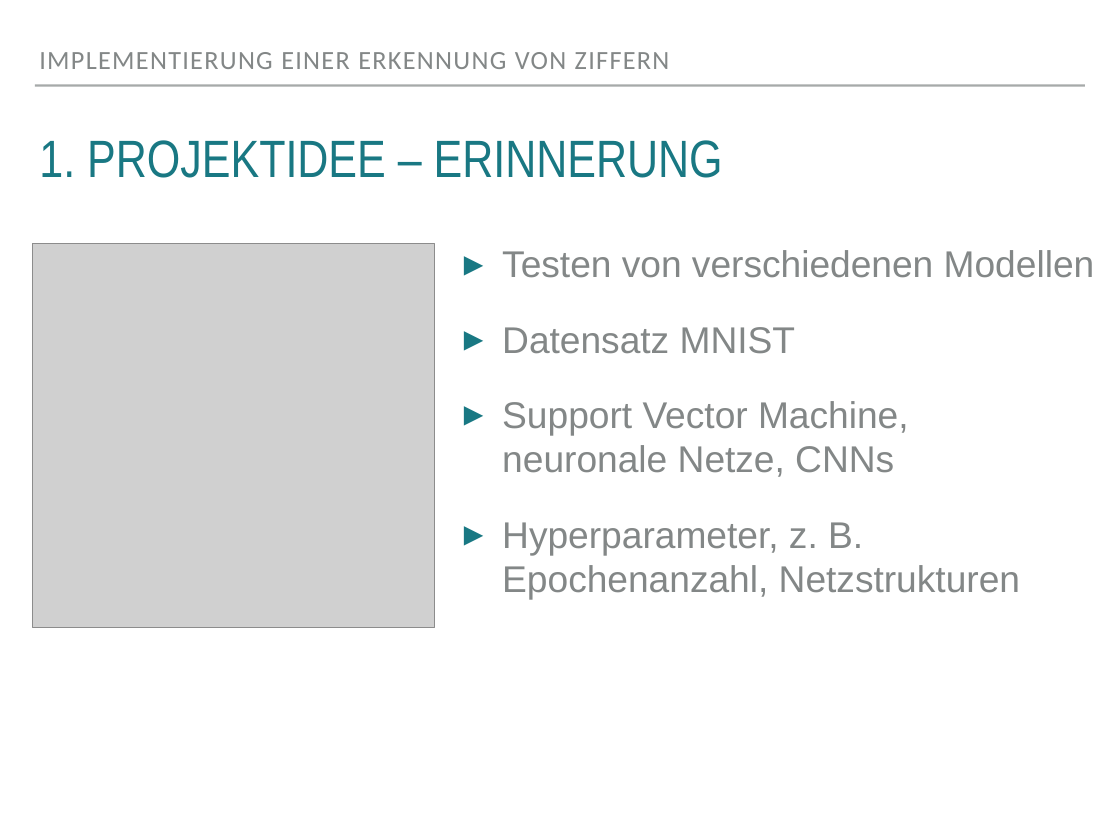
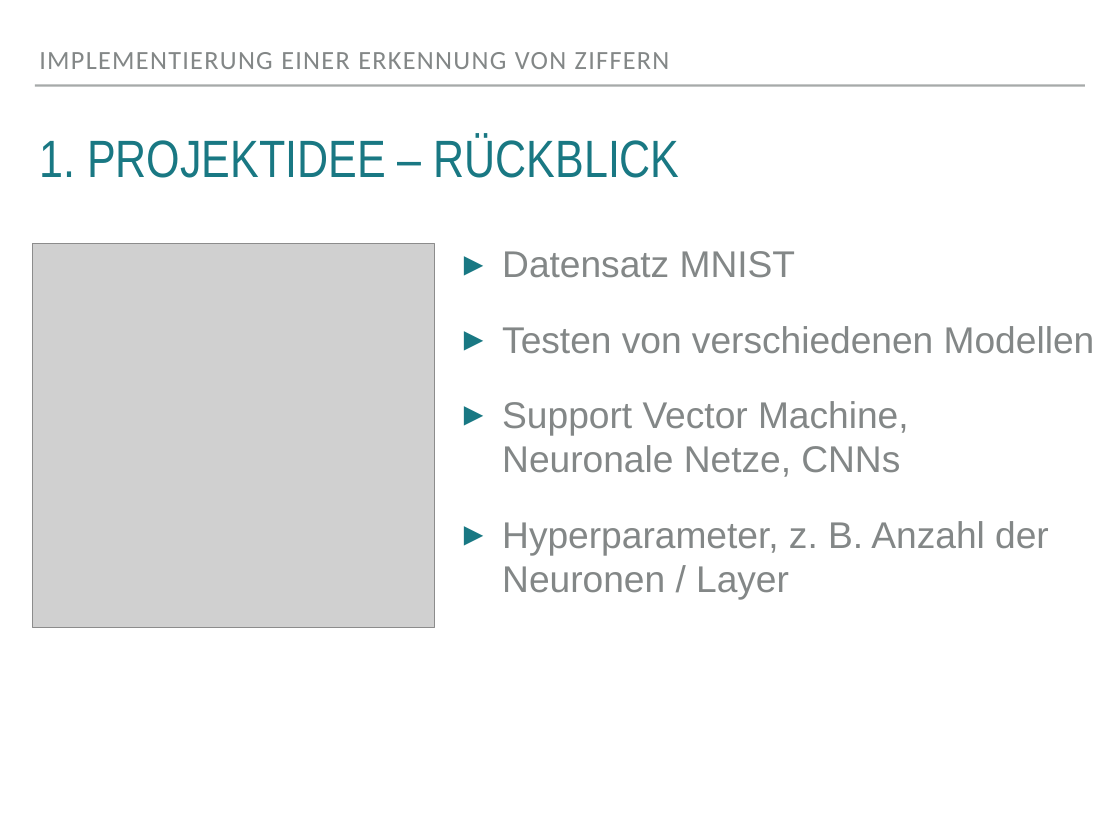
Before and after one commit to cataleya/isy-project, a slide deck: slide 3 of Auswertung, Präsi/isy_endpraese.pptx. Drawn at 1120x840 pixels with LibreOffice and Linux fonts; fonts in the diff are those of the drawing; grey boxes stand for pictures. Boxes give left, top, right and bottom in pixels: in the first picture for what was removed or moved away, otherwise in the second. Text is boxed around its words. In the diff, an @@ line names an element or a change of style, - is before the commit and + after.

```diff
--- a/Auswertung, Präsi/isy_endpraese.pptx
+++ b/Auswertung, Präsi/isy_endpraese.pptx
@@ title at bbox=[39, 134, 680, 178]: text changed @@
-1. PROJEKTIDEE – ERINNERUNG
+1. PROJEKTIDEE – RÜCKBLICK
@@ text at bbox=[502, 251, 795, 278]: paragraph added @@
+▸ Datensatz MNIST
@@ text at bbox=[502, 401, 1049, 599]: text changed @@
-▸ Datensatz MNIST
-▸ Support Vector Machine,
-  neuronale Netze, CNNs
-▸ Hyperparameter, z. B. Epochenanzahl, Netzstrukturen
+▸ Support Vector Machine,
+  Neuronale Netze, CNNs
+▸ Hyperparameter, z. B. Anzahl der Neuronen / Layer
```
Also in this commit, not shown: 12 other slides changed, 6 slides added, 1 slide removed, 2 other files.
